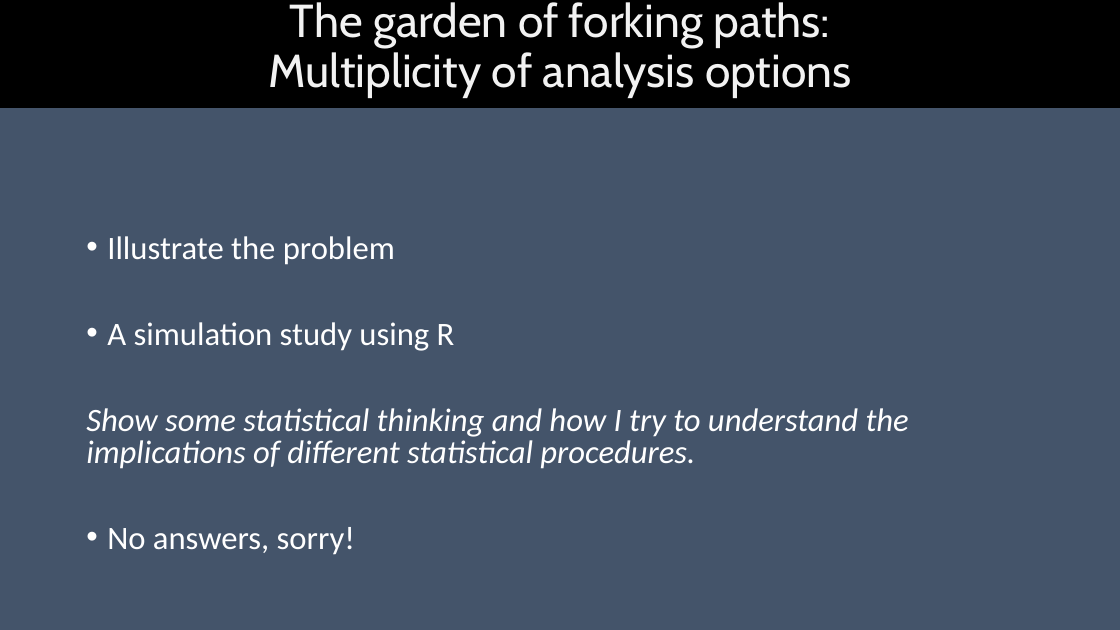
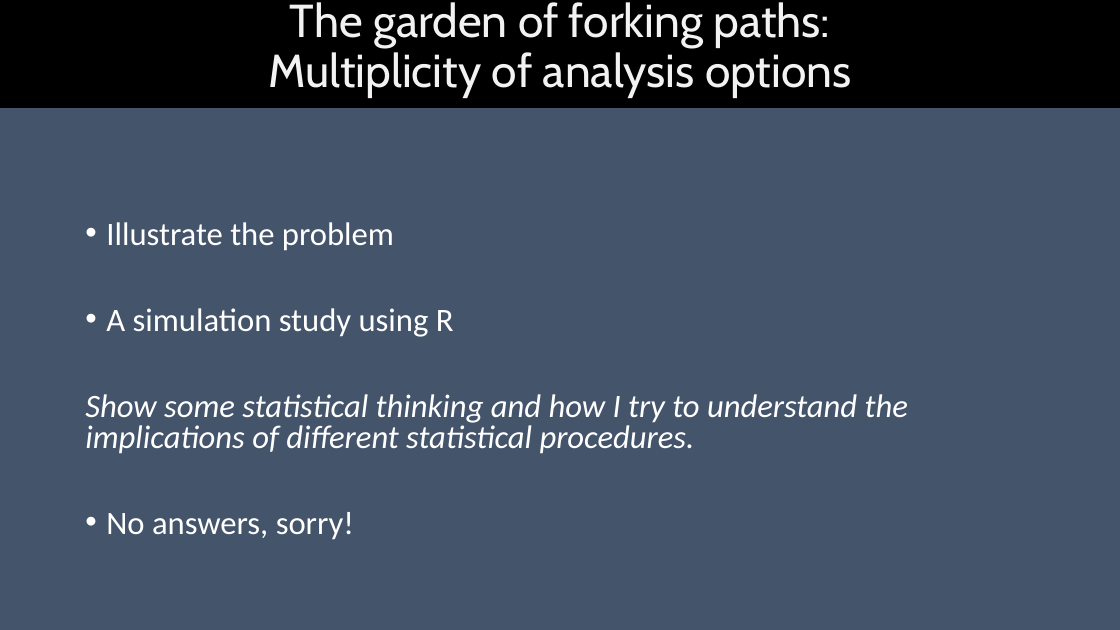
Before and after one commit to georgemsavva/DataScienceGroup, a slide deck: slide 15 of pvalues.pptx. Drawn at 1120x630 pixels with LibreOffice and Linux fonts; fonts in the diff are those of the drawing. Boxes give left, top, right and bottom in pixels: in the first picture for what was removed or moved away, otherwise in the second. Text is boxed around its words. In the diff, an @@ line names an element or a change of style, - is before the commit and + after.

```diff
--- a/pvalues.pptx
+++ b/pvalues.pptx
@@ text "Illustrate the problem": place and size @@
-text "Illustrate the problem" at (86, 236, 909, 555)
+text "Illustrate the problem" at (85, 222, 908, 540)
```
Also in this commit, not shown: 4 other slides changed.
